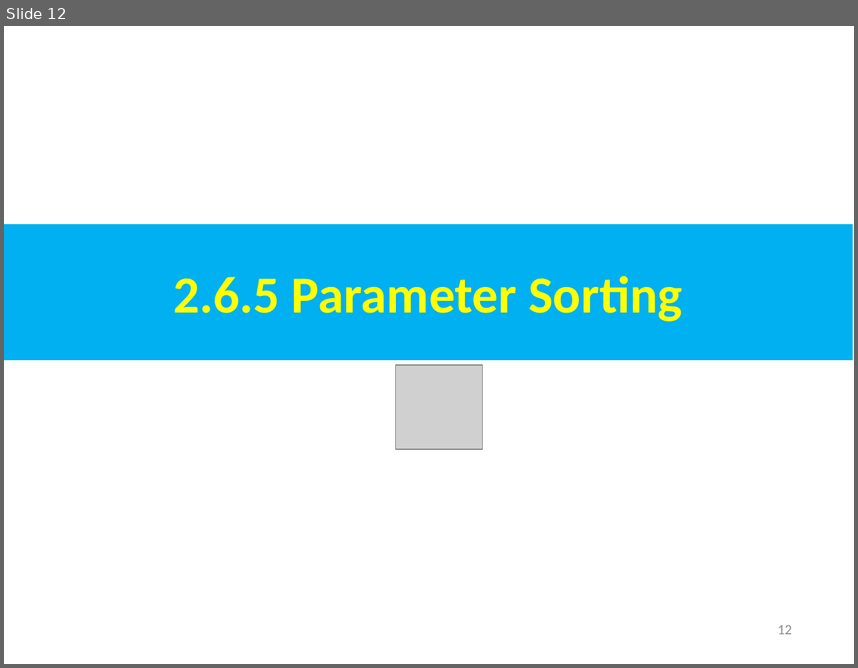
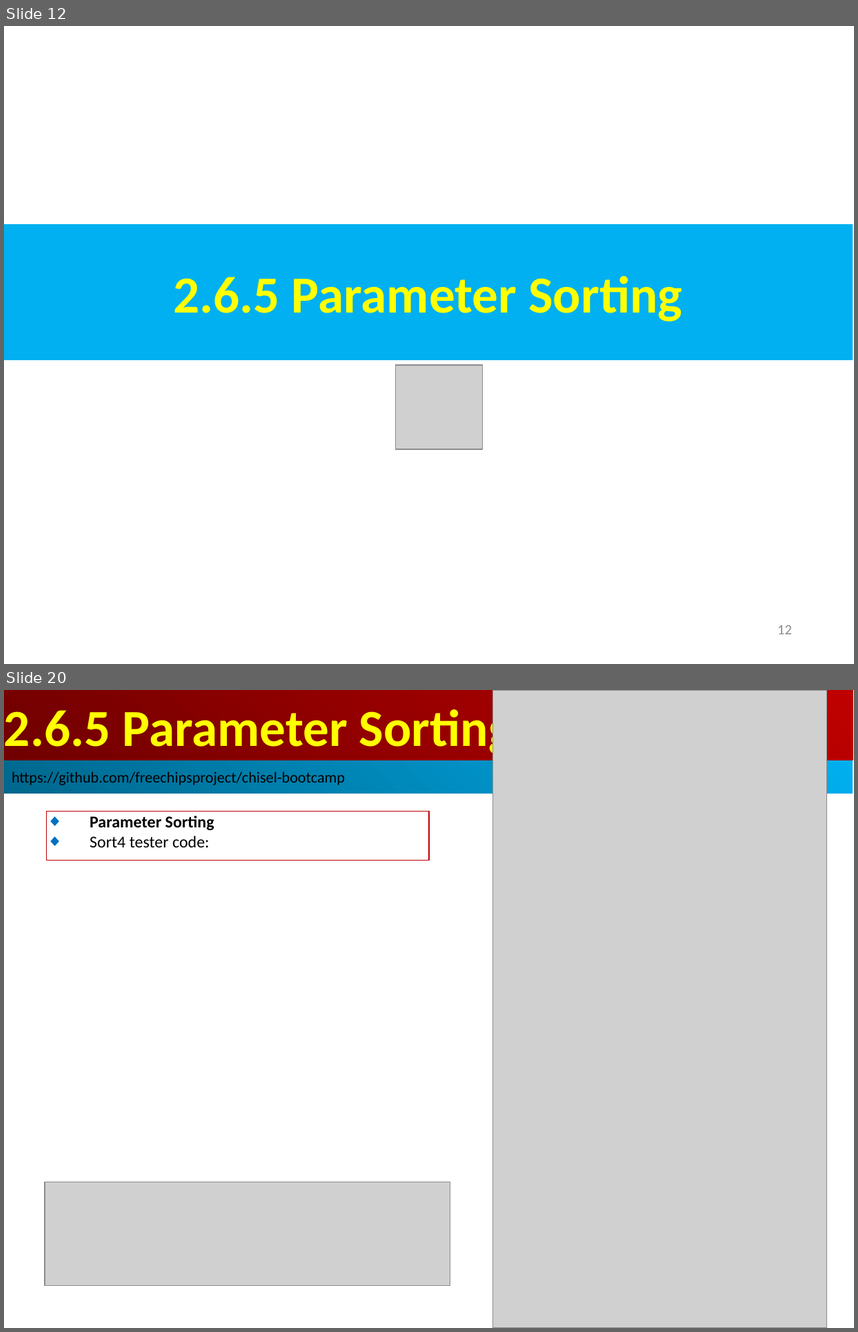
Before and after one commit to peterhchen/AIU_CS800_Chisel, a slide deck: 300_UCB_BC/003.1_Parameter/000_Video/003.1_Parameter.ppt. Shown one above the other, each under a label of ours: slide 12 before the commit, slides 12 and 20 after it; the slides between them are not shown. The pictures are 858x668 and 858x1332 pixels, drawn with LibreOffice and Linux fonts; fonts in the diff are those of the drawing; grey boxes stand for pictures. Boxes give left, top, right and bottom in pixels: in the first picture for what was removed or moved away, otherwise in the second. Text is boxed around its words. In the diff, an @@ line names an element or a change of style, - is before the commit and + after.

```diff
--- a/300_UCB_BC/003.1_Parameter/000_Video/003.1_Parameter.ppt
+++ b/300_UCB_BC/003.1_Parameter/000_Video/003.1_Parameter.ppt
@@ slide 20 added at [4,690,854,1328], background #FFFFFF @@
@@ rectangle added at [4,690,853,760], fill gradient #BF0000 to #710000, 44 pt, text #FFFF00, bold @@
+2.6.5 Parameter Sorting
@@ picture added at [493,690,827,1328] @@
@@ rectangle added at [4,760,853,793], fill gradient #00AFEF to #00688E, 13 pt, text #000000 @@
+https://github.com/freechipsproject/chisel-bootcamp
@@ rectangle added at [47,811,429,860], outline #C00000 0.74 pt, 14 pt, text #000000, bold @@
+◆ Parameter Sorting
+◆ Sort4 tester code:
@@ picture added at [45,1181,450,1285] @@
```
Also in this commit, not shown: 2 slides changed, 37 other slides added.
